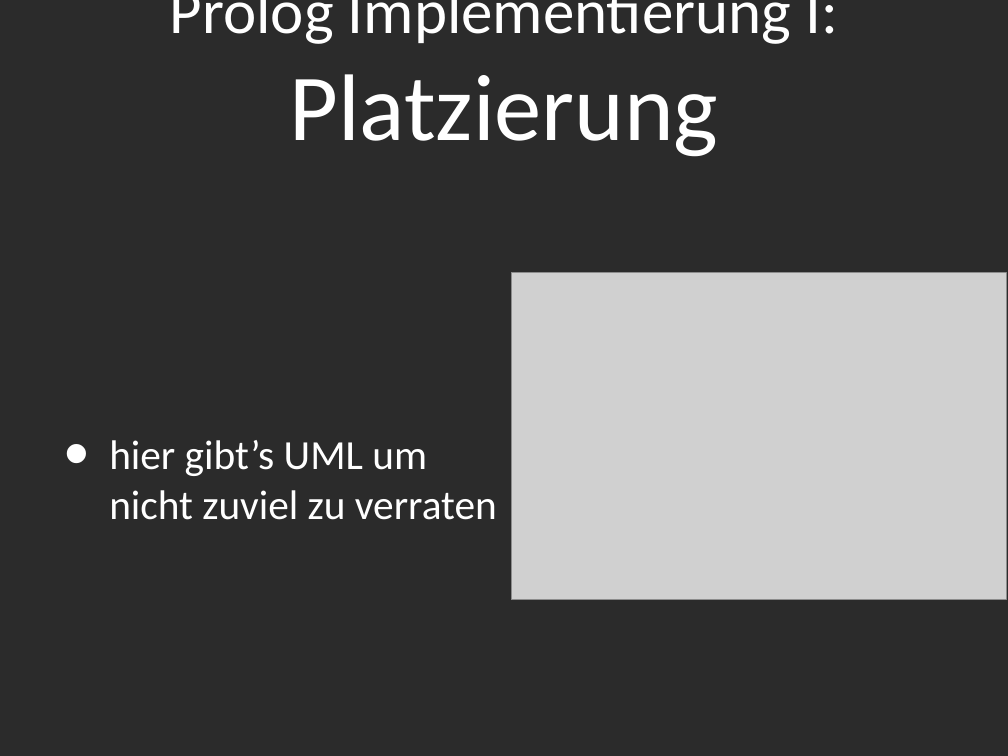
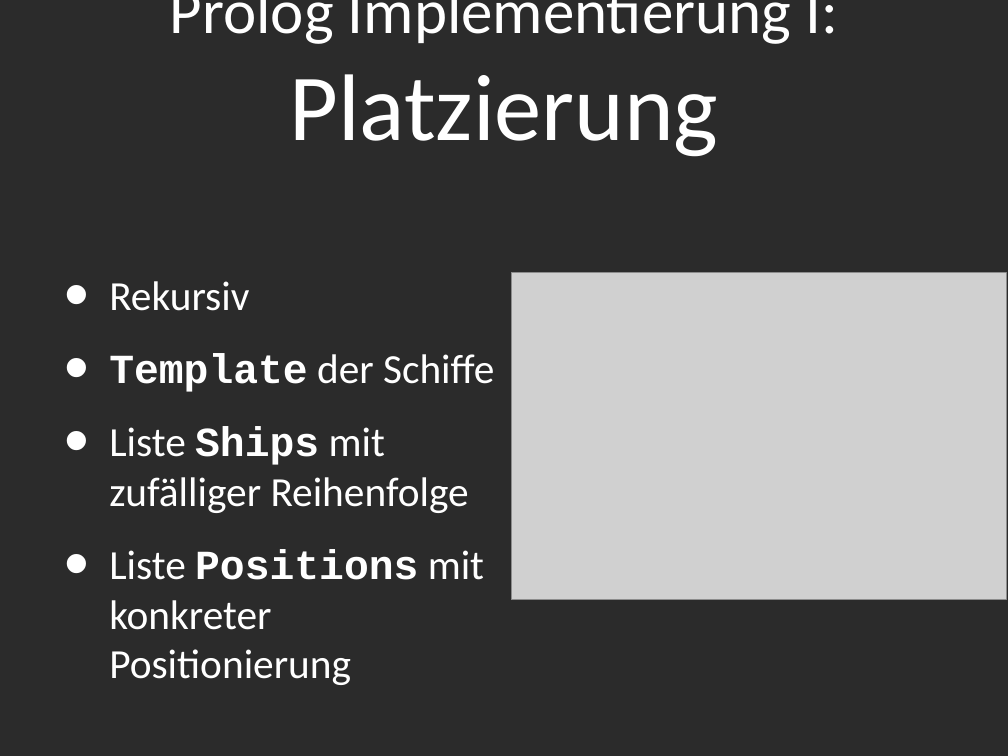
Before and after one commit to novac045/ai-battleship, a slide deck: slide 6 of Präsentation/Presentation_PPT.ppt. Drawn at 1008x756 pixels with LibreOffice and Linux fonts; fonts in the diff are those of the drawing; grey boxes stand for pictures; background and template pictures are left out; a plain dark background stands for a picture behind light text. Boxes give left, top, right and bottom in pixels: in the first picture for what was removed or moved away, otherwise in the second. Text is boxed around its words. In the diff, an @@ line names an element or a change of style, - is before the commit and + after.

Commit message:
"Meine" 2 Folien sind fertig. Dauern sicherlich so Umdie 5-6 Minuten. Noch nicht probiert.

```diff
--- a/Präsentation/Presentation_PPT.ppt
+++ b/Präsentation/Presentation_PPT.ppt
@@ text at (x1=109, y1=281, x2=494, y2=685): text changed @@
-• hier gibt’s UML um nicht zuviel zu verraten
+• Rekursiv
+• Template der Schiffe
+• Liste Ships mit zufälliger Reihenfolge
+• Liste Positions mit konkreter Positionierung
```
Also in this commit, not shown: 4 other slides changed, 2 other files.
